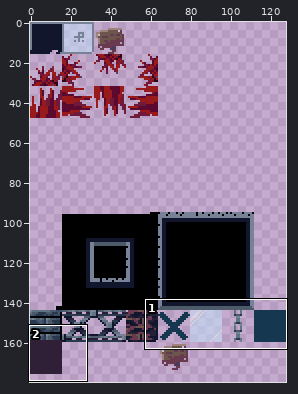
One commit to this sprite sheet: src/resource/img/wallPattern.png. Above, an overview of the earlier version with the close-up marked.
Close-up. Before:
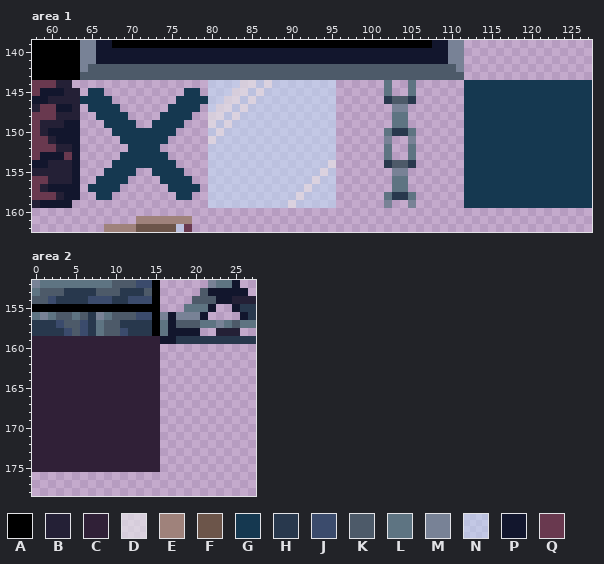
The file is 128x256 pixels. Shown: area 1: x 58..127, y 139..162; area 2: x 0..27, y 152..178. The wide view leaves out empty margins.
Palette (. is transparent): A #000000  B #242036  C #302037  D #e7e6e9a9  E #9f827b  F #6c554a  G #153850  H #28384d  J #3b4b6c  K #4d5a69  L #5e7482  M #788296  N #c2e4fd83  P #12162d  Q #69394f
Pixels before, area 1, first column x 58:
139 AAAAAAMMPPAAAAAAAAAAAAAAAAAAAAAAAAAAAAAAAAAAAAAAAAPPMM................
140 AAAAAAMMPPPPPPPPPPPPPPPPPPPPPPPPPPPPPPPPPPPPPPPPPPPPMM................
141 AAAAAAMMPPPPPPPPPPPPPPPPPPPPPPPPPPPPPPPPPPPPPPPPPPPPMM................
142 AAAAAAMKKKKKKKKKKKKKKKKKKKKKKKKKKKKKKKKKKKKKKKKKKKKKKM................
143 AAAAAAKKKKKKKKKKKKKKKKKKKKKKKKKKKKKKKKKKKKKKKKKKKKKKKK................
144 QQQBB.................NNNNDDNDNNNNNNNN......L..L......GGGGGGGGGGGGGGGG
145 QPPPBB.GG..........GG.NNNDDNDNNNNNNNNN......L..L......GGGGGGGGGGGGGGGG
146 PPBBBBGGGG........GGGGNNDDNDNNNNNNNNNN......HKKH......GGGGGGGGGGGGGGGG
147 BQQPPB.GGGG......GGGG.NDDNDNNNNNNNNNNN.......MM.......GGGGGGGGGGGGGGGG
148 QQQBBB..GGGG....GGGG..DDNDNNNNNNNNNNNN.......LL.......GGGGGGGGGGGGGGGG
149 QBBBPP...GGGG..GGGG...DNDNNNNNNNNNNNNN.......LL.......GGGGGGGGGGGGGGGG
150 QBPPPP....GGGGGGGG....NDNNNNNNNNNNNNNN......LHHL......GGGGGGGGGGGGGGGG
151 QQBPPP.....GGGGGG.....DNNNNNNNNNNNNNNN......M..M......GGGGGGGGGGGGGGGG
152 QQQBBP......GGGG......NNNNNNNNNNNNNNNN......L..L......GGGGGGGGGGGGGGGG
153 QPPPQP.....GGGGGG.....NNNNNNNNNNNNNNNN......L..L......GGGGGGGGGGGGGGGG
154 PPBBBP....GGGGGGGG....NNNNNNNNNNNNNNND......HKKH......GGGGGGGGGGGGGGGG
155 BBBBBP...GGGG..GGGG...NNNNNNNNNNNNNNDN.......MM.......GGGGGGGGGGGGGGGG
156 QQBBBP..GGGG....GGGG..NNNNNNNNNNNNNDNN.......LL.......GGGGGGGGGGGGGGGG
157 QBPPPP.GGGG......GGGG.NNNNNNNNNNNNDNNN.......LL.......GGGGGGGGGGGGGGGG
158 QQQBPP..GG........GG..NNNNNNNNNNNDNNNN......LHHL......GGGGGGGGGGGGGGGG
159 BPPPP.................NNNNNNNNNNDNNNNN......M..M......GGGGGGGGGGGGGGGG
160 ......................................................................
161 .............EEEEEEE..................................................
162 .........EEEEFFFFFNQ..................................................
Pixels before, area 2, first column x 0:
152 MLLLLLLLLLKKKJJA......MLLP..
153 LKKKHHHHKKKHHHKA.....KPPPPP.
154 KKJHHHHJJJHHJJJA....KKKPPBBB
155 AAAAAAAAAAAAAAAA...LLLP..PHH
156 LMLKKLKHMLKKKJJAMPMMMP....PH
157 HHHJKKJHLKKHHHHALPKKKLLMLKLL
158 HHHHJKJHLKKJHHHALPPPP..BBB..
159 CCCCCCCCCCCCCCCCPPHHHHHHHHHH
160 CCCCCCCCCCCCCCCC............
161 CCCCCCCCCCCCCCCC............
162 CCCCCCCCCCCCCCCC............
163 CCCCCCCCCCCCCCCC............
164 CCCCCCCCCCCCCCCC............
165 CCCCCCCCCCCCCCCC............
166 CCCCCCCCCCCCCCCC............
167 CCCCCCCCCCCCCCCC............
168 CCCCCCCCCCCCCCCC............
169 CCCCCCCCCCCCCCCC............
170 CCCCCCCCCCCCCCCC............
171 CCCCCCCCCCCCCCCC............
172 CCCCCCCCCCCCCCCC............
173 CCCCCCCCCCCCCCCC............
174 CCCCCCCCCCCCCCCC............
175 CCCCCCCCCCCCCCCC............
After:
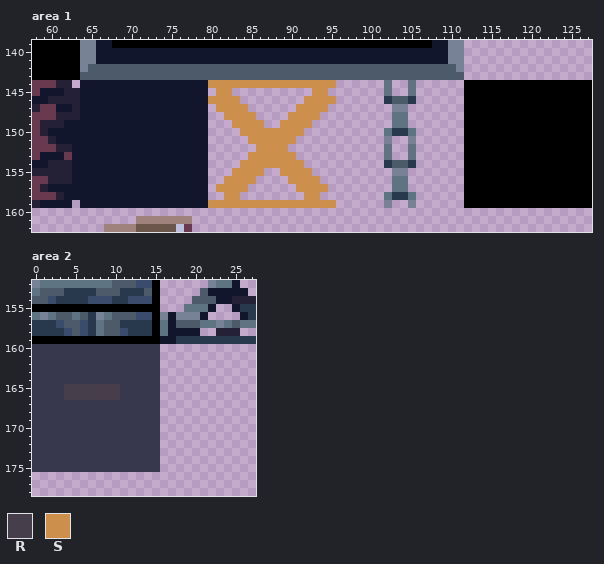
Colours new in this view: R #463f4b  S #cd8f4c
From old to new:
colour C: #302037 -> #37374e
Changed rows in their new state; - is a pixel that keeps its letter.
Area 1:
first column x 64:
144 PPPPPPPPPPPPPPPPSSSSSSSSSSSSSSSS----------------AAAAAAAAAAAAAAAA
145 PPPPPPPPPPPPPPPP.SS..........SS.----------------AAAAAAAAAAAAAAAA
146 PPPPPPPPPPPPPPPPSSSS........SSSS----------------AAAAAAAAAAAAAAAA
147 PPPPPPPPPPPPPPPP.SSSS......SSSS.----------------AAAAAAAAAAAAAAAA
148 PPPPPPPPPPPPPPPP..SSSS....SSSS..----------------AAAAAAAAAAAAAAAA
149 PPPPPPPPPPPPPPPP...SSSS..SSSS...----------------AAAAAAAAAAAAAAAA
150 PPPPPPPPPPPPPPPP....SSSSSSSS....----------------AAAAAAAAAAAAAAAA
151 PPPPPPPPPPPPPPPP.....SSSSSS.....----------------AAAAAAAAAAAAAAAA
152 PPPPPPPPPPPPPPPP......SSSS......----------------AAAAAAAAAAAAAAAA
153 PPPPPPPPPPPPPPPP.....SSSSSS.....----------------AAAAAAAAAAAAAAAA
154 PPPPPPPPPPPPPPPP....SSSSSSSS....----------------AAAAAAAAAAAAAAAA
155 PPPPPPPPPPPPPPPP...SSSS..SSSS...----------------AAAAAAAAAAAAAAAA
156 PPPPPPPPPPPPPPPP..SSSS....SSSS..----------------AAAAAAAAAAAAAAAA
157 PPPPPPPPPPPPPPPP.SSSS......SSSS.----------------AAAAAAAAAAAAAAAA
158 PPPPPPPPPPPPPPPP..SS........SS..----------------AAAAAAAAAAAAAAAA
159 PPPPPPPPPPPPPPPPSSSSSSSSSSSSSSSS----------------AAAAAAAAAAAAAAAA
Area 2:
first column x 0:
159 AAAAAAAAAAAAAAAA
first column x 4:
165 RRRRRRR
166 RRRRRRR
